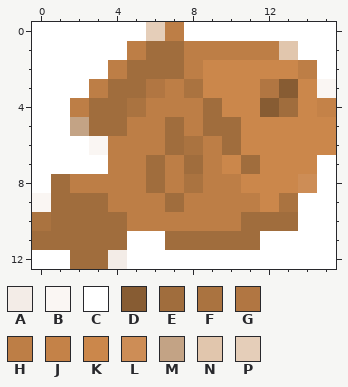
File history of a pixel-art sprite, assets/images/sprite_atlas/food.png. The picture above is the old version.
The file is 16x13 pixels. Pixels under 10% opacity are left out. Colours within 5 levels of each other are drawn and written as one.
Palette (. is transparent): A #f3ece7  B #faf6f3  C #ffffff  D #875c33  E #a06d3d  F #aa7340  G #b17642  H #bd7e46  J #c48248  K #cb874b  L #cd8d56  M #c3a385  N #e1c6ad  P #e5ceb9
Pixels before, first column x 0:
 0 CCCCCCPHCCCCCCCC
 1 CCCCCHEEHHHHHNCC
 2 CCCCHEEEHKKKKKHC
 3 CCCHEEGHFKKKGDKB
 4 CCHEEFHHHEKKDEKJ
 5 CCMEEHHEHEEKKKKK
 6 CCCBHHHEFHEKKKKK
 7 CCCCHHEHEHKEKKKC
 8 CEHHHHEHFHHKKKLC
 9 BEEEHHHEHHHHKFCC
10 FEEEEHHHHHHEEECC
11 EEEEECCEEEEECCCC
12 CCEEACCCCCCCCCCC
And afterwards:
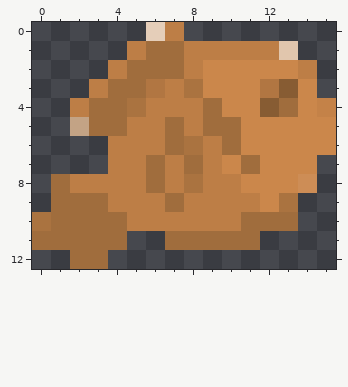
Diff:
{"y":0,"x":0,"old":"CCCCCC","new":"......"}
{"y":0,"x":8,"old":"CCCCCCCC","new":"........"}
{"y":1,"x":0,"old":"CCCCC","new":"....."}
{"y":1,"x":14,"old":"CC","new":".."}
{"y":2,"x":0,"old":"CCCC","new":"...."}
{"y":2,"x":15,"old":"C","new":"."}
{"y":3,"x":0,"old":"CCC","new":"..."}
{"y":3,"x":15,"old":"B","new":"."}
{"y":4,"x":0,"old":"CC","new":".."}
{"y":5,"x":0,"old":"CC","new":".."}
{"y":6,"x":0,"old":"CCCB","new":"...."}
{"y":7,"x":0,"old":"CCCC","new":"...."}
{"y":7,"x":15,"old":"C","new":"."}
{"y":8,"x":0,"old":"C","new":"."}
{"y":8,"x":15,"old":"C","new":"."}
{"y":9,"x":0,"old":"B","new":"."}
{"y":9,"x":14,"old":"CC","new":".."}
{"y":10,"x":14,"old":"CC","new":".."}
{"y":11,"x":5,"old":"CC","new":".."}
{"y":11,"x":12,"old":"CCCC","new":"...."}
{"y":12,"x":0,"old":"CC","new":".."}
{"y":12,"x":4,"old":"ACCCCCCCCCCC","new":"............"}
